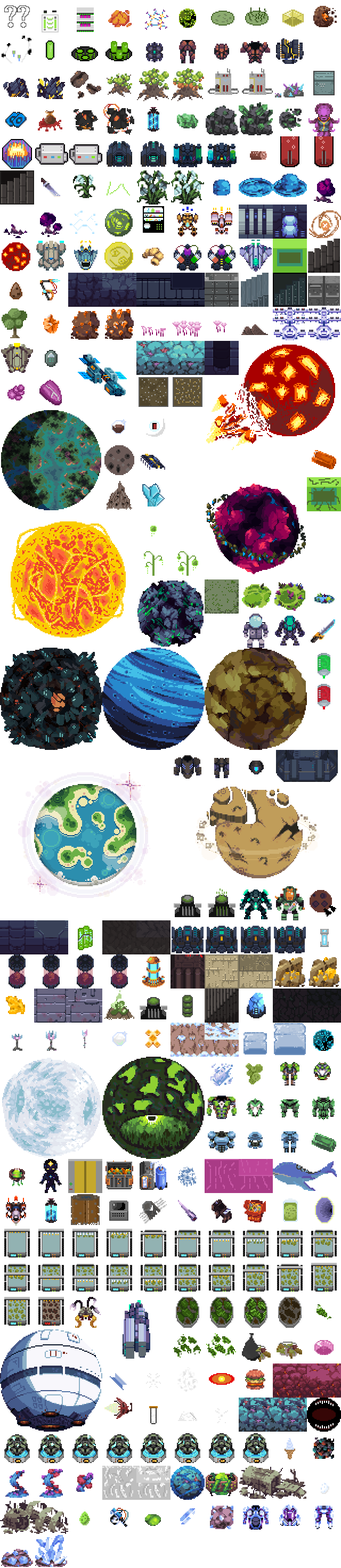
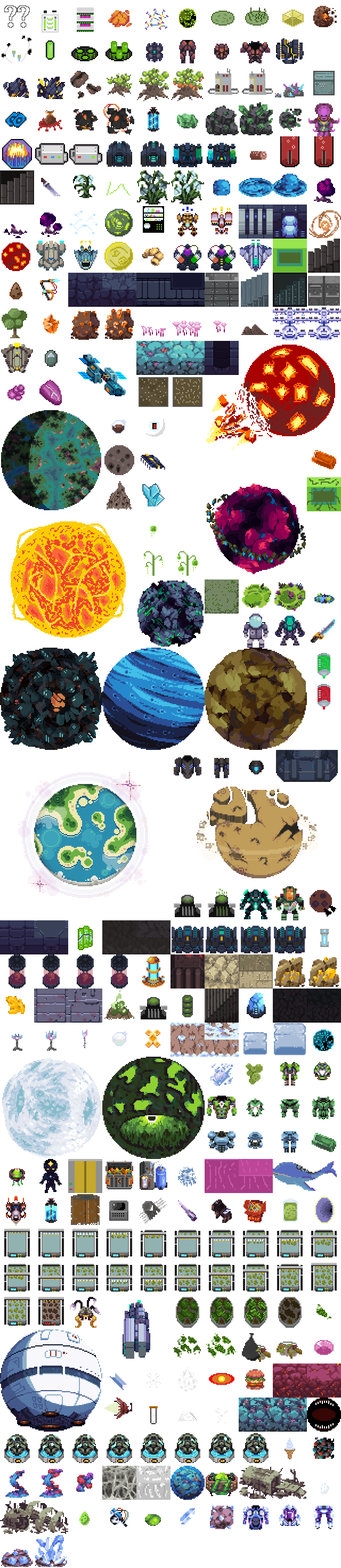
Before/after of a (341, 1568) layered artwork. What changed in the layer stack:
added layer "wall-desert" (1st of 2) above "wall-desert" over [204, 954, 239, 989]
hid "wall-desert" (2nd of 2) over [204, 954, 239, 989]
added layer "wall-silk" (1st of 2) above "wall-silk" over [102, 1465, 137, 1500]
moved "wall-silk" (2nd of 2) above "wall-silk-extended" over [102, 1465, 137, 1500]
